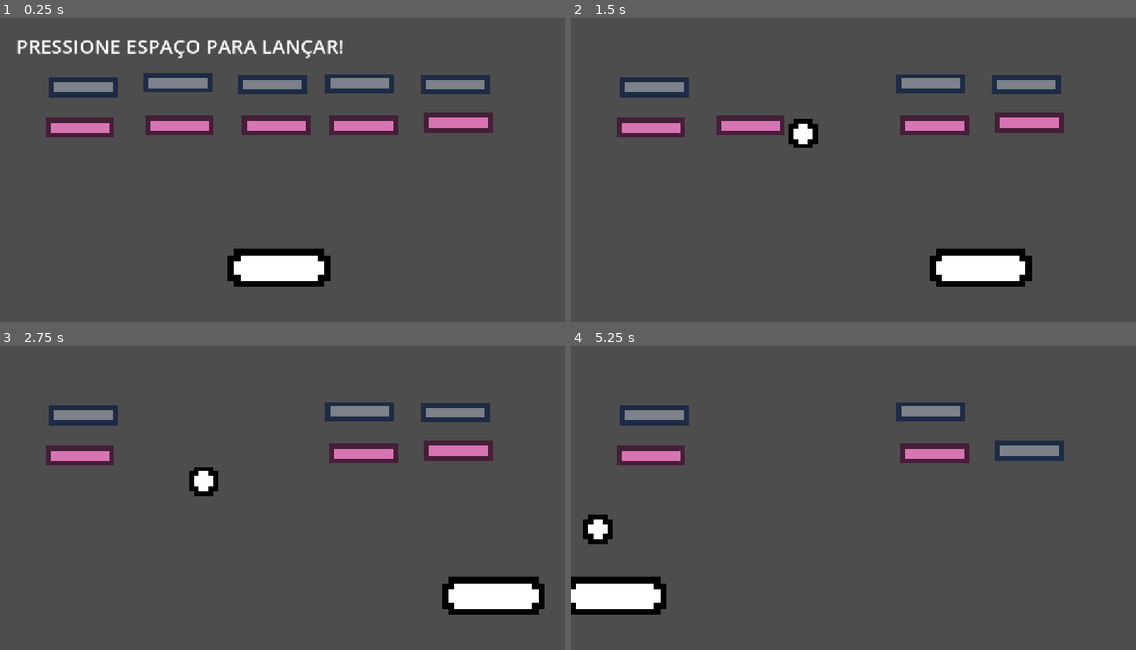
Above: before the commit, frames 1-4 (two rows, left to right).
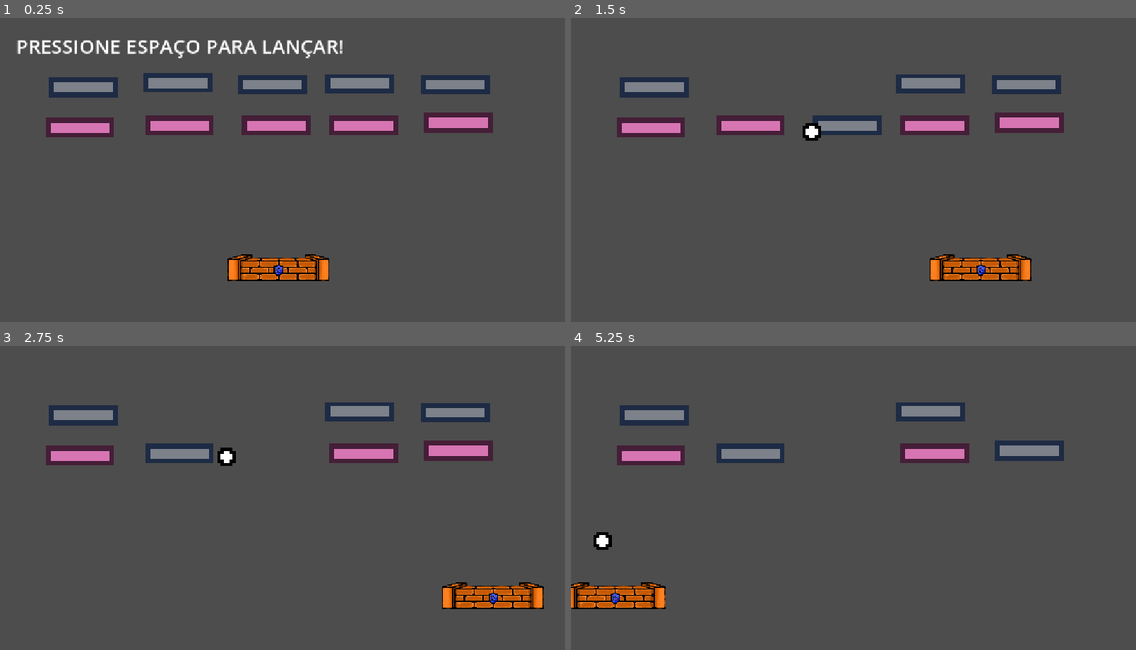
Above: after the commit, the same moments.

Repository: felipem7k/kernel-panic
Game: Godot game, scene res://scenes/jogo.tscn
The game is run twice, just before and just after one commit, with the same random seed, the same clock (stepped at 60 frames per second) and the same inputs.
Inputs:
- Up to frame 1 (0.25 s): no input
- Up to frame 2 (1.5 s): tap Space (atirar) at 0.5, 1.35 s; hold Right (direita) 0.53-1.28 s; hold Space (atirar) 0.53-1.28 s; hold Left (esquerda) from 1.28 s (still down)
- Up to frame 3 (2.75 s): release Left (esquerda) at 2.03 s; hold Right (direita) from 2.03 s (still down); hold Space (atirar) from 2.03 s (still down)
- Up to frame 4 (5.25 s): release Space (atirar) at 2.78 s; tap Space (atirar) at 2.85, 3.5, 4.35 s; release Right (direita) at 3.53 s; hold Space (atirar) 3.53-4.28 s; hold Left (esquerda) from 3.53 s (still down); hold Space (atirar) from 5.03 s (still down)

The runs differ from the first frame. In frame 1, 2.1% of the frame differs, in the area x 40-59%, y 75-89%; in frame 2, 3.2%; in frame 3, 3.5%, in the area x 25-97%, y 32-89%; in frame 4, 3.3%.

Commit message:
feat(gameplay): update player sprite and reduce packet size chore(assets): refresh player art and resize packet

Diff:
--- a/prefab/player.tscn
+++ b/prefab/player.tscn
@@ -1,10 +1,10 @@
 [gd_scene format=3 uid="uid://qpy6eqs7q52"]
 
-[ext_resource type="Texture2D" uid="uid://bqiwrs4csxbm2" path="res://assets/player.png" id="1_oj046"]
+[ext_resource type="Texture2D" uid="uid://dxvwywys2gu3n" path="res://assets/player.png" id="1_oj046"]
 [ext_resource type="Script" uid="uid://bhr8q3d67lctk" path="res://scripts/player.gd" id="2_a1o1i"]
 
 [sub_resource type="RectangleShape2D" id="RectangleShape2D_g4v7s"]
-size = Vector2(16.000002, 6.000001)
+size = Vector2(531.9001, 145.1)
 
 [node name="Player" type="Sprite2D" unique_id=1887351228]
 texture_filter = 1
@@ -16,7 +16,7 @@
 [node name="Area2D" type="Area2D" parent="." unique_id=2059172628 groups=["player"]]
 
 [node name="CollisionShape2D" type="CollisionShape2D" parent="Area2D" unique_id=872142330]
-position = Vector2(2.3543834e-07, 4.7683702e-08)
+position = Vector2(-0.049993895, -4.25)
 scale = Vector2(0.99999976, 0.99999976)
 shape = SubResource("RectangleShape2D_g4v7s")
 debug_color = Color(0, 0.6445916, 0.28399763, 0.41960785)
--- a/scenes/jogo.tscn
+++ b/scenes/jogo.tscn
@@ -43,13 +43,14 @@
 position = Vector2(934, 215)
 
 [node name="Player" parent="." unique_id=1887351228 instance=ExtResource("2_1b3iq")]
-position = Vector2(569.00006, 511.99997)
-scale = Vector2(13.115512, 13.115511)
+position = Vector2(568.00006, 512)
+scale = Vector2(0.38681024, 0.38681003)
 velocidade = 1133.28
 margin = 90
 
 [node name="Bullet" parent="." unique_id=82425991 instance=ExtResource("3_k05ng")]
-position = Vector2(569.00006, 511)
+position = Vector2(568.00006, 514)
+scale = Vector2(6.218745, 6.218745)
 
 [node name="Control" type="Control" parent="." unique_id=1597006552]
 layout_mode = 3
Binary file changed: assets/player.png
Not shown, changed: assets/player.png.import
